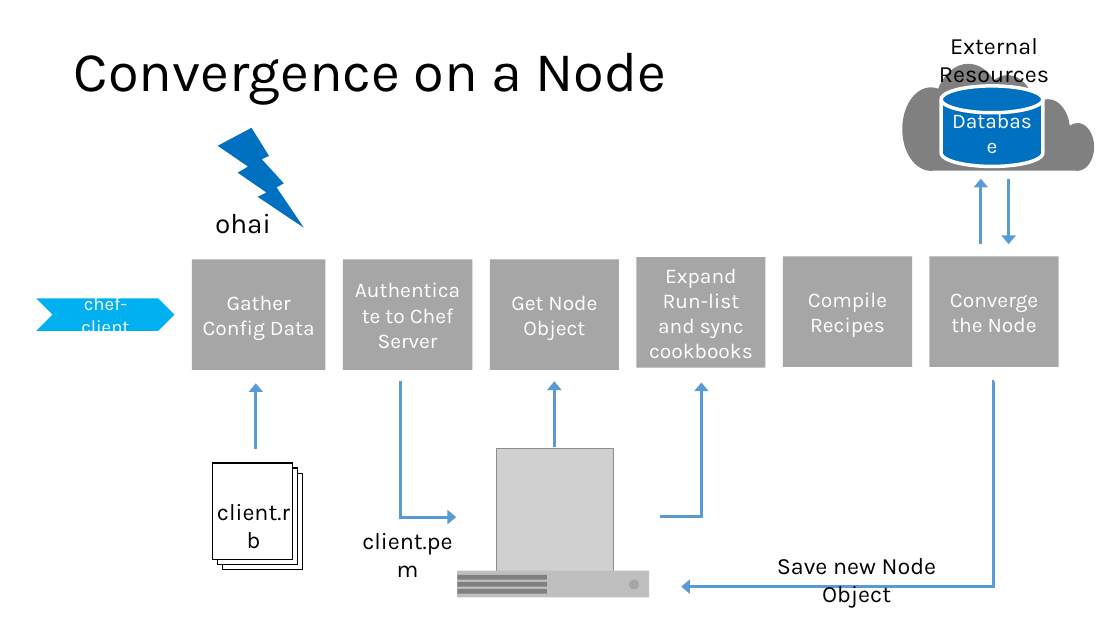
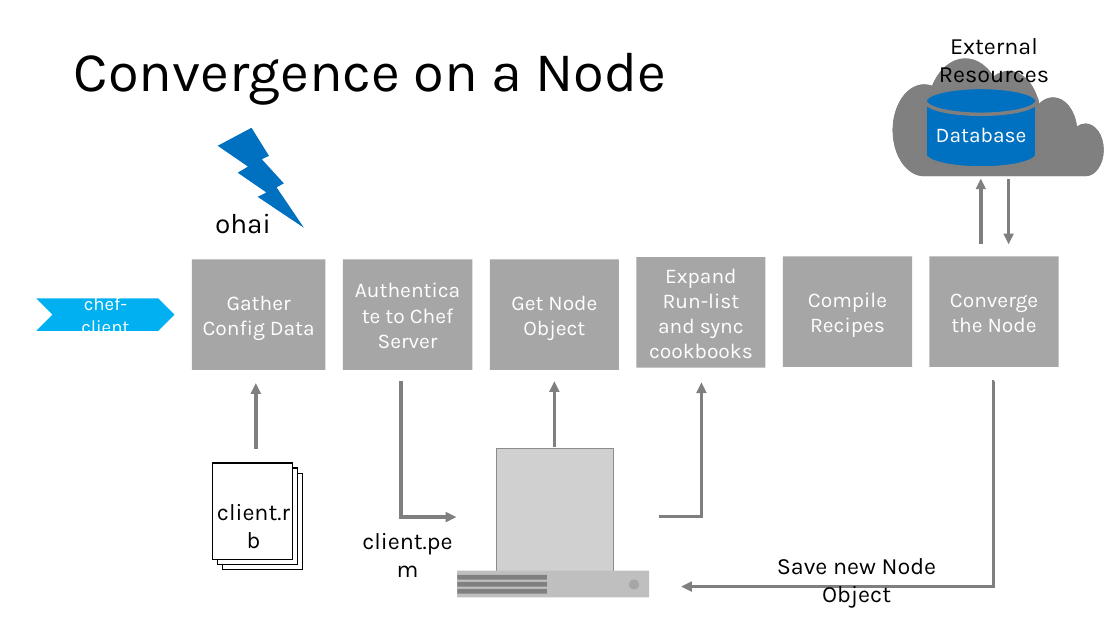
Before and after one commit to microsoft/AcademicContent, a slide deck: slide 19 of Complimentary Course Content/Module7/Lessons/Module7_Lesson3 Introduction to Chef.pptx. Drawn at 1120x630 pixels with LibreOffice and Linux fonts; fonts in the diff are those of the drawing; grey boxes stand for pictures. Boxes give left, top, right and bottom in pixels: in the first picture for what was removed or moved away, otherwise in the second. Text is boxed around its words. In the diff, an @@ line names an element or a change of style, - is before the commit and + after.

```diff
--- a/Complimentary Course Content/Module7/Lessons/Module7_Lesson3 Introduction to Chef.pptx
+++ b/Complimentary Course Content/Module7/Lessons/Module7_Lesson3 Introduction to Chef.pptx
@@ freeform shape: place and size @@
-freeform shape at <box>902,64,1094,171</box>
+freeform shape at <box>893,59,1104,176</box>
@@ freeform shape added at <box>893,59,1104,176</box>, fill #808080 @@
@@ cylinder "Database": place and size @@
-cylinder "Database" at <box>941,86,1043,166</box>
+cylinder "Database" at <box>925,87,1037,168</box>
@@ cylinder "Database" at <box>925,87,1037,168</box>: outline #FFFFFF 3 pt to #7F7F7F 3 pt @@
@@ arrow (981, 245) - (981, 179): stroke #5B9BD5 2.5 pt to #7F7F7F 3 pt @@
@@ arrow (1009, 245) - (1009, 179): stroke #5B9BD5 2.5 pt to #7F7F7F 3 pt @@
@@ arrow (256, 449) - (256, 383): stroke #5B9BD5 2.5 pt to #7F7F7F 3 pt @@
@@ elbow arrow (401, 381) - (456, 518): stroke #5B9BD5 2.5 pt to #7F7F7F 3 pt @@
@@ arrow (555, 447) - (555, 381): stroke #5B9BD5 2.5 pt to #7F7F7F 3 pt @@
@@ elbow arrow (702, 382) - (661, 518): stroke #5B9BD5 2.5 pt to #7F7F7F 3 pt @@
@@ elbow arrow (994, 381) - (681, 586): stroke #5B9BD5 2.5 pt to #7F7F7F 3 pt @@
```
Also in this commit, not shown: 17 other files.
